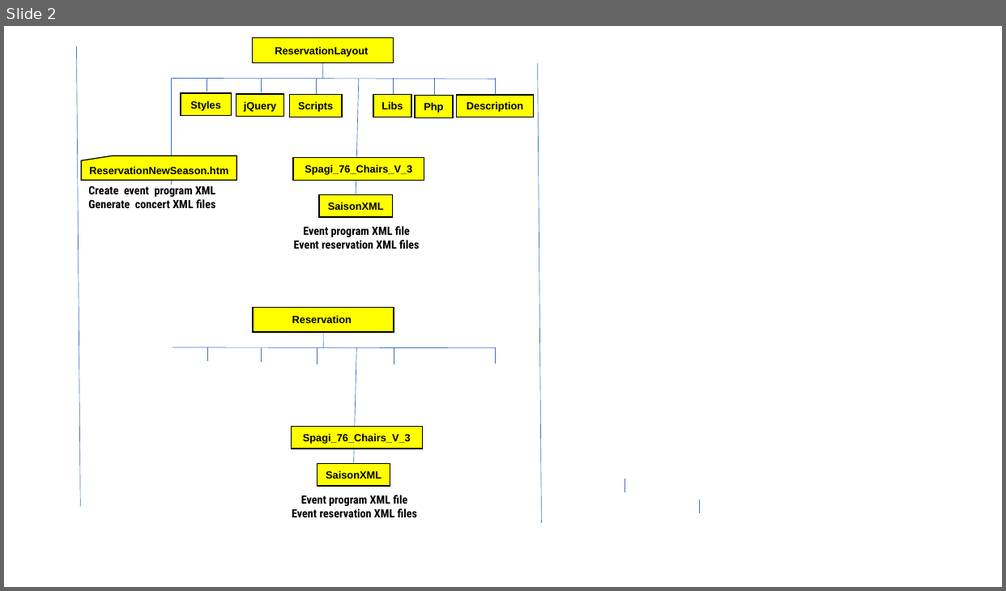
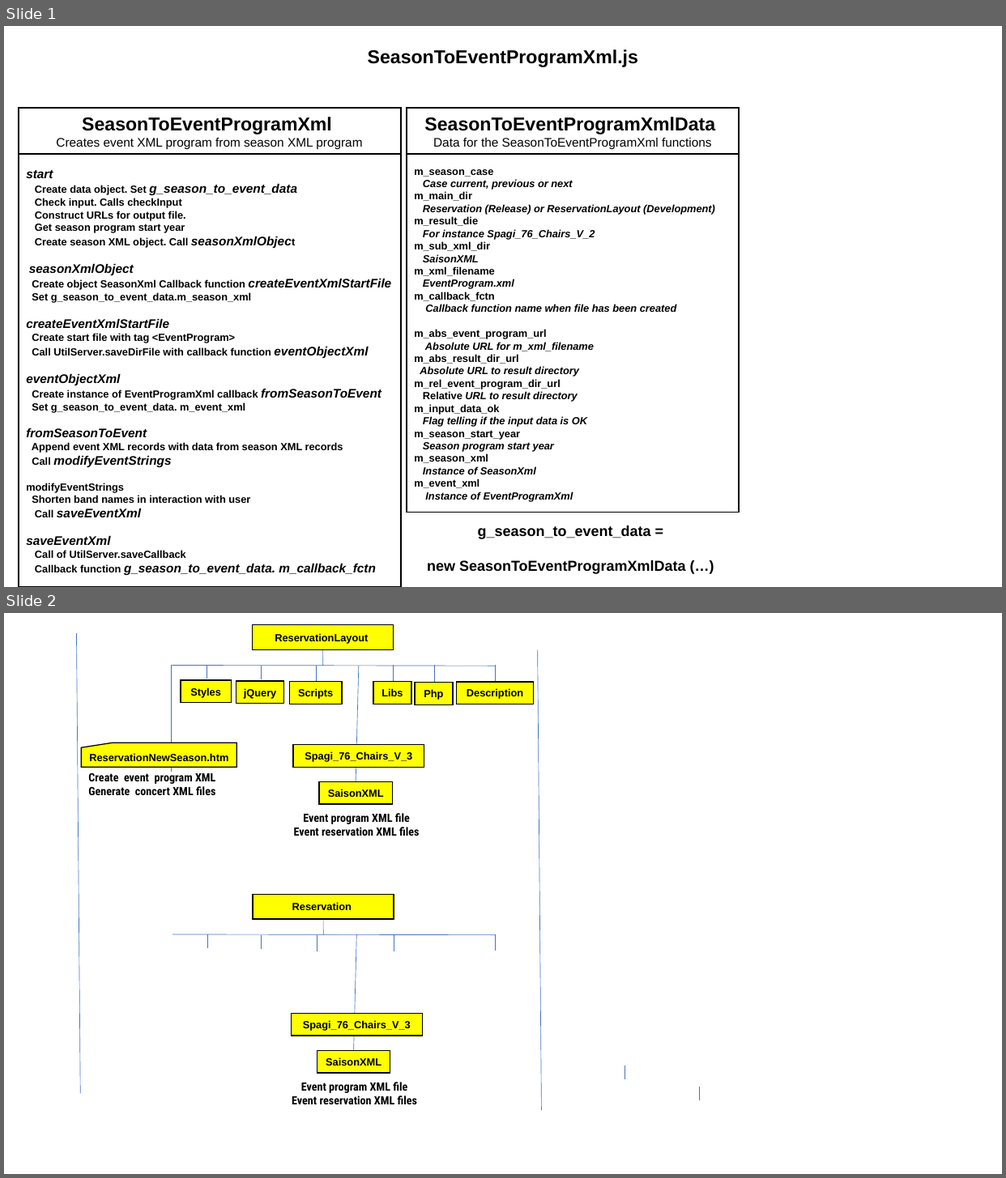
Before and after one commit to JazzLiveAarau/WwwReservationLayout, a slide deck: Description/ResrvationNewSeason.pptx. Shown one above the other, each under a label of ours: slide 2 before the commit, slides 1 and 2 after it. The pictures are 1006x591 and 1006x1178 pixels, drawn with LibreOffice and Linux fonts; fonts in the diff are those of the drawing. Boxes give left, top, right and bottom in pixels: in the first picture for what was removed or moved away, otherwise in the second. Text is boxed around its words. In the diff, an @@ line names an element or a change of style, - is before the commit and + after.

```diff
--- a/Description/ResrvationNewSeason.pptx
+++ b/Description/ResrvationNewSeason.pptx
@@ slide 1 added at (x1=4, y1=26, x2=1002, y2=587), background #FFFFFF @@
@@ text added at (x1=368, y1=49, x2=638, y2=67), 18 pt, text #000000, bold @@
+SeasonToEventProgramXml.js
@@ rectangle added at (x1=19, y1=108, x2=401, y2=154), outline #000000 1.5 pt, 12 pt, text #000000 @@
+SeasonToEventProgramXml
+Creates event XML program from season XML program
@@ rectangle added at (x1=407, y1=108, x2=739, y2=154), outline #000000 1.5 pt, 12 pt, text #000000 @@
+SeasonToEventProgramXmlData
+Data for the SeasonToEventProgramXml functions
@@ rectangle added at (x1=19, y1=155, x2=401, y2=587), outline #000000 1.5 pt, 10 pt, text #000000, bold @@
+start
+Create data object. Set g_season_to_event_data
+Check input. Calls checkInput
+Construct URLs for output file.
+Get season program start year
+Create season XML object. Call seasonXmlObject
+seasonXmlObject
+Create object SeasonXml Callback function createEventXmlStartFile
+Set g_season_to_event_data.m_season_xml
+createEventXmlStartFile
+Create start file with tag <EventProgram>
+Call UtilServer.saveDirFile with callback function eventObjectXml
+eventObjectXml
+Create instance of EventProgramXml callback fromSeasonToEvent
+Set g_season_to_event_data. m_event_xml
+fromSeasonToEvent
+Append event XML records with data from season XML records
+Call modifyEventStrings
+modifyEventStrings
+Shorten band names in interaction with user
+Call saveEventXml
+saveEventXml
+Call of UtilServer.saveCallback
+Callback function g_season_to_event_data. m_callback_fctn
@@ rectangle added at (x1=407, y1=155, x2=739, y2=513), outline #000000 1.5 pt, 10 pt, text #000000, bold, italic @@
+m_season_case
+Case current, previous or next
+m_main_dir
+Reservation (Release) or ReservationLayout (Development)
+m_result_die
+For instance Spagi_76_Chairs_V_2
+m_sub_xml_dir
+SaisonXML
+m_xml_filename
+EventProgram.xml
+m_callback_fctn
+Callback function name when file has been created
+m_abs_event_program_url
+Absolute URL for m_xml_filename
+m_abs_result_dir_url
+Absolute URL to result directory
+m_rel_event_program_dir_url
+Relative URL to result directory
+m_input_data_ok
+Flag telling if the input data is OK
+m_season_start_year
+Season program start year
+m_season_xml
+Instance of SeasonXml
+m_event_xml
+Instance of EventProgramXml
@@ text added at (x1=427, y1=526, x2=686, y2=574), 14 pt, text #000000, bold @@
+g_season_to_event_data =
+new SeasonToEventProgramXmlData (…)
```
Also in this commit, not shown: 1 slide changed, 1 slide removed, 1 other file.
